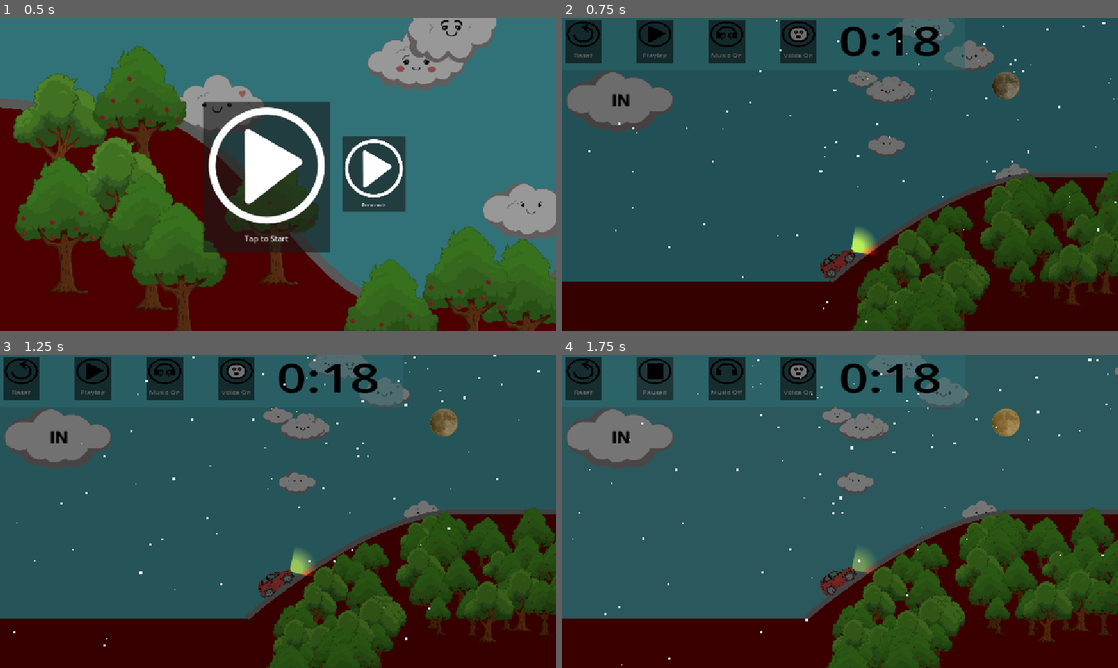
Above: before the commit, frames 1-4 (two rows, left to right).
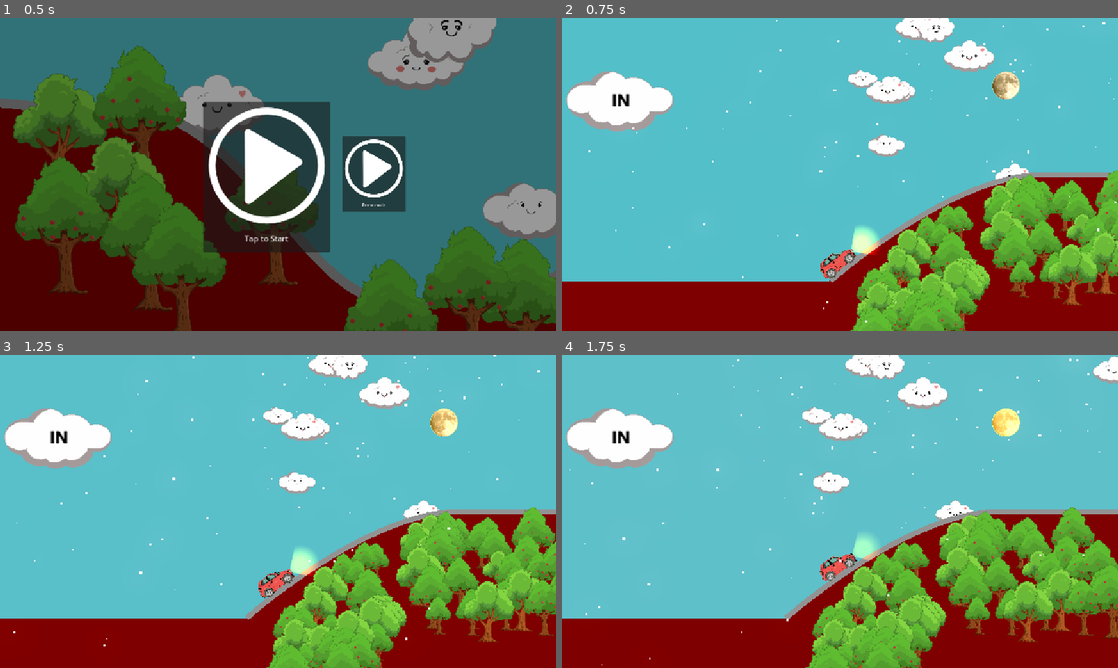
Above: after the commit, the same moments.

Repository: sslater11/breathline
Game: Godot game, scene res://start_scene.tscn
Two runs of this game, one before a commit and one after it. Both use one fixed random seed, a clock stepped at 60 frames per second and the inputs below. The engine's default icon, where the game draws it, is replaced by a stand-in: a white triangle on a blue panel in a dark square. Sound files missing from this copy of the repository are replaced by a short silence.
Inputs (mouse positions are in pixels of both pictures, inside the frame that each line leads up to):
- Up to frame 1 (0.5 s): no input
- Up to frame 2 (0.75 s): click "Demo mode" at 0.5 s
- Up to frame 3 (1.25 s): no input
- Up to frame 4 (1.75 s): click (656, 376) at 1.25 s, where only the run before the commit has a clickable "Playing"

Frame 1 is identical in both runs. In frame 2, 100% of the frame differs, in the area x 0-100%, y 0-100%; in frame 3, 100%; in frame 4, 100%.

Commit message:
Changed to compatibility mode and fixed world lighting.

Diff:
--- a/node_2d.gd
+++ b/node_2d.gd
@@ -294,7 +294,10 @@
 	var tween_length : float = breath_length[0] - 0.2
 	tween.set_parallel( true )
 
-	tween.tween_property( world_lighting2, "energy", 0.45, tween_length )
+	# Set to 0 in compatibility mode.
+	tween.tween_property( world_lighting2, "energy", 0.0, tween_length )
+	# use 0.45 when the project is in mobile mode.
+	#tween.tween_property( world_lighting2, "energy", 0.45, tween_length )
 
 	tween.tween_property( sun, "modulate", Color(3.0, 3.0, 3.0, 1.0 ), tween_length )
 	tween.tween_property( moon_glow, "modulate", Color(1, 1, 1, 0.0 ), tween_length * 1.85 )
--- a/node_2d.tscn
+++ b/node_2d.tscn
@@ -15,8 +15,6 @@
 [ext_resource type="PackedScene" uid="uid://b4kt580jgclxf" path="res://all_buttons.tscn" id="14_ro3g8"]
 [ext_resource type="Texture2D" uid="uid://c7h5h3n8mogbd" path="res://assets/bunny_booty_1.png" id="15_5ft3x"]
 [ext_resource type="Texture2D" uid="uid://e3cs7d50kqvd" path="res://assets/bunny_booty_2.png" id="16_7tq3y"]
-[ext_resource type="Shader" uid="uid://drqu4q877xd4n" path="res://headlight_glow.gdshader" id="17_4f2r7"]
-[ext_resource type="Texture2D" uid="uid://bj504yufcwjf7" path="res://car_headlight.png" id="17_kplyw"]
 [ext_resource type="PackedScene" uid="uid://ckybw80l3pjfs" path="res://celebration.tscn" id="18_0abnx"]
 [ext_resource type="Texture2D" uid="uid://chcdox8ne6vio" path="res://assets/wheel.png" id="18_1fr6y"]
 [ext_resource type="Texture2D" uid="uid://cluqvags4tib0" path="res://assets/cloud_0_200px_x_131px.png" id="18_7vxoj"]
@@ -150,9 +148,10 @@
 height = 24
 use_hdr = true
 fill = 1
-fill_from = Vector2(0.9, 0.1)
-fill_to = Vector2(0.4, 0.6)
+fill_from = Vector2(0.73, 0.27)
+fill_to = Vector2(0.34, 0.72)
 metadata/_snap_enabled = true
+metadata/_snap_count = 100
 
 [sub_resource type="CanvasItemMaterial" id="CanvasItemMaterial_tw2kk"]
 blend_mode = 1
@@ -161,11 +160,6 @@
 [sub_resource type="Gradient" id="Gradient_jyeld"]
 offsets = PackedFloat32Array(0, 0.34, 0.766667, 1)
 colors = PackedColorArray(0.366281, 0.125629, 0, 1, 0.642328, 0.21792, 0.00508434, 1, 0.448469, 0.231384, 0.00552536, 1, 0.603929, 0.236465, 0, 0)
-
-[sub_resource type="ShaderMaterial" id="ShaderMaterial_i31ys"]
-shader = ExtResource("17_4f2r7")
-shader_parameter/glow_color = Vector4(0, 0, 0, 0)
-shader_parameter/glow_strength = 0.0
 
 [sub_resource type="Gradient" id="Gradient_t30ig"]
 offsets = PackedFloat32Array(0, 0.518519, 0.598765, 0.666667, 1)
@@ -1339,6 +1333,7 @@
 scroll_active = false
 
 [node name="AllButtons" parent="breathline/camera_path_follow" instance=ExtResource("14_ro3g8")]
+visible = false
 light_mask = 4
 z_index = 2100
 position = Vector2(-1143.81, 379.415)
@@ -1406,20 +1401,6 @@
 texture = ExtResource("7_qhy7c")
 texture_scale = 0.15
 
-[node name="brakelights" type="PointLight2D" parent="breathline/PathFollow2D/car"]
-light_mask = 2
-z_index = 6
-position = Vector2(-220.564, -27.0569)
-rotation = -2.92867
-scale = Vector2(2.80191, 1.7842)
-color = Color(0.999855, 0.287542, 0.225454, 1)
-energy = 16.0
-range_z_min = -4096
-range_z_max = 4096
-range_item_cull_mask = 2
-texture = ExtResource("7_qhy7c")
-texture_scale = 0.05
-
 [node name="car_trail_particles" type="CPUParticles2D" parent="breathline/PathFollow2D/car"]
 z_index = 4
 position = Vector2(-170.981, 111.887)
@@ -1434,13 +1415,6 @@
 initial_velocity_max = 28.57
 scale_amount_max = 10.0
 color_ramp = SubResource("Gradient_jyeld")
-
-[node name="headlight_sprite" type="Sprite2D" parent="breathline/PathFollow2D/car"]
-modulate = Color(13, 13, 13, 1)
-material = SubResource("ShaderMaterial_i31ys")
-position = Vector2(202.819, 11.153)
-texture = ExtResource("17_kplyw")
-flip_h = true
 
 [node name="wheel_1" type="Sprite2D" parent="breathline/PathFollow2D/car"]
 position = Vector2(-141.068, 61.0966)
@@ -1591,7 +1565,7 @@
 environment = SubResource("Environment_2i0gf")
 
 [node name="world_lighting2" type="DirectionalLight2D" parent="."]
-energy = 0.58
+energy = 0.0
 blend_mode = 1
 
 [node name="Path2D" type="Path2D" parent="."]
Not shown: 1 places in node_2d.tscn that only renumber resources
